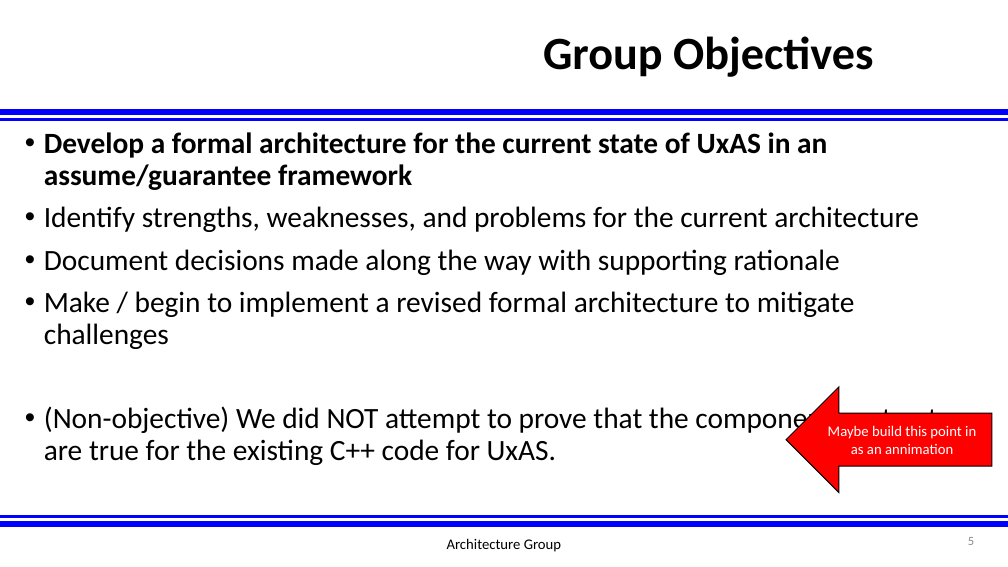
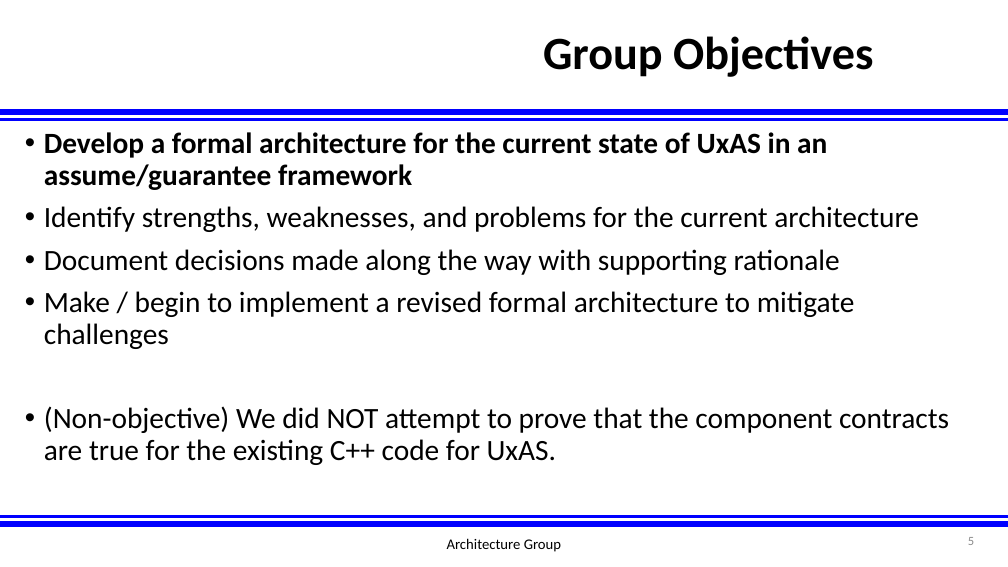
Before and after one commit to afrl-rq/OpenUxAS-SoI, a slide deck: slide 5 of presentations/S5_SoI_Architecture_Group.pptx. Drawn at 1008x567 pixels with LibreOffice and Linux fonts; fonts in the diff are those of the drawing; background and template pictures are left out. Boxes give left, top, right and bottom in pixels: in the first picture for what was removed or moved away, otherwise in the second. Text is boxed around its words. In the diff, an @@ line names an element or a change of style, - is before the commit and + after.

Commit message:
Updated slides

```diff
--- a/presentations/S5_SoI_Architecture_Group.pptx
+++ b/presentations/S5_SoI_Architecture_Group.pptx
@@ left arrow removed at box(786, 387, 992, 493) @@
-Maybe build this point in as an annimation
```
